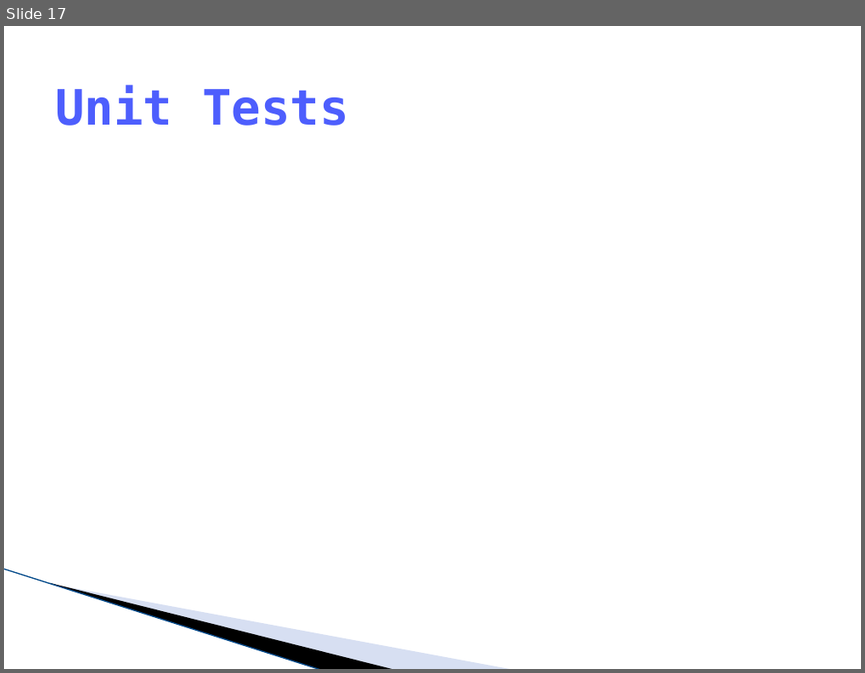
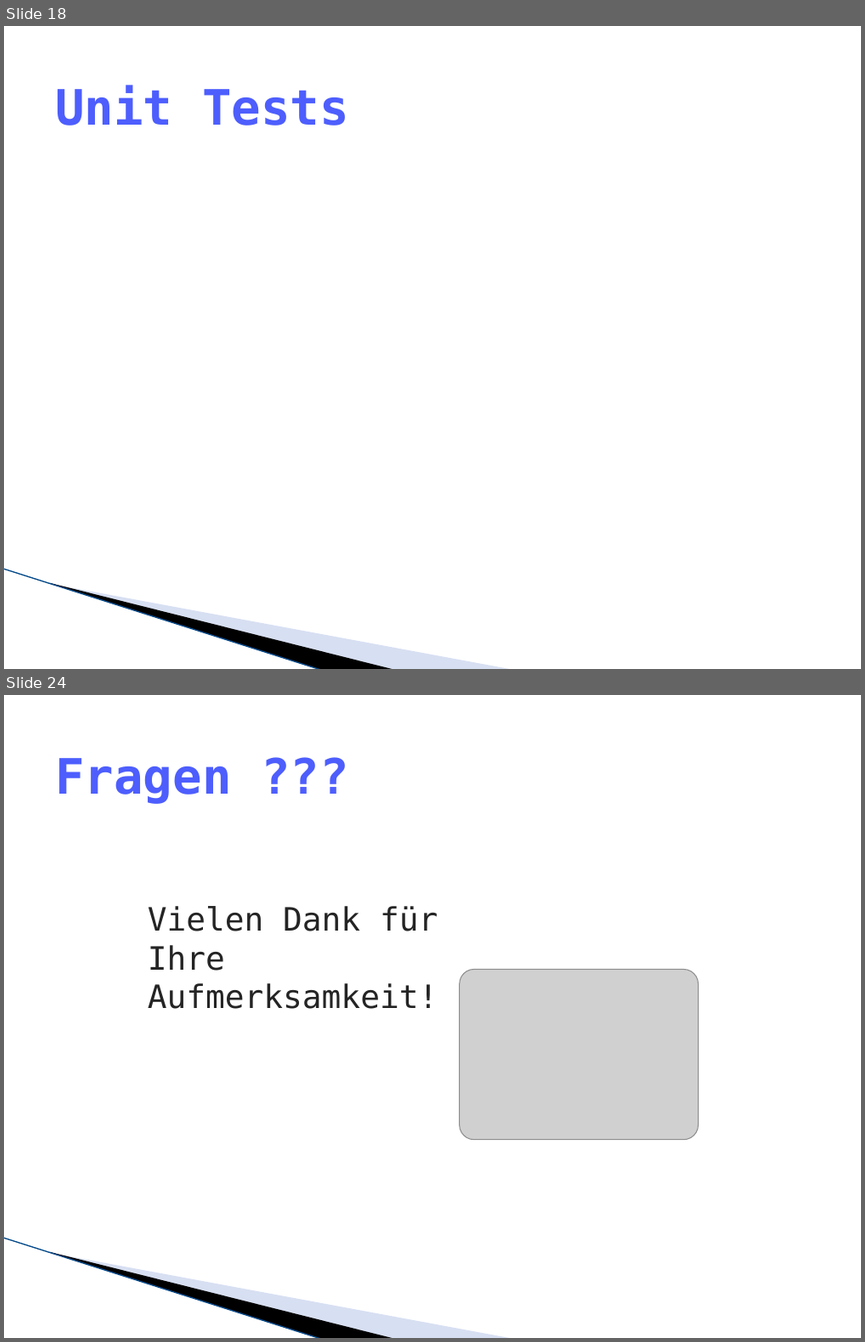
Before and after one commit to lukaselmer/hsr-mrt-software-engineering-2-project, a slide deck: doc/05_Design/praesentation.pptx. Shown one above the other, each under a label of ours: slide 17 before the commit, slides 18 and 24 after it; the slides between them are not shown. The pictures are 865x673 and 865x1342 pixels, drawn with LibreOffice and Linux fonts; fonts in the diff are those of the drawing; grey boxes stand for pictures; background and template pictures are left out. Boxes give left, top, right and bottom in pixels: in the first picture for what was removed or moved away, otherwise in the second. Text is boxed around its words. In the diff, an @@ line names an element or a change of style, - is before the commit and + after.

```diff
--- a/doc/05_Design/praesentation.pptx
+++ b/doc/05_Design/praesentation.pptx
@@ slide 24 added at box(4, 695, 861, 1338), background #FFFFFF; not listed: 3 template elements that a slide beside it also shows @@
@@ title added at box(55, 758, 231, 804), 41 pt, text #4D5EFD, bold @@
+Fragen ???
@@ text added at box(148, 906, 438, 1009), 27 pt, text #242424 @@
+Vielen Dank für Ihre Aufmerksamkeit!
@@ picture added at box(459, 970, 698, 1140) @@
@@ what was slide 17 is now slide 18 @@
```
Also in this commit, not shown: 3 slides changed, 5 other slides added.
